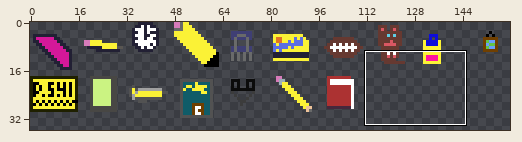
Pixel-art file: aseprite_art/objects.aseprite. The first picture is a wide view before the edit; the outline marks the close-up.
Close-up. Before the edit:
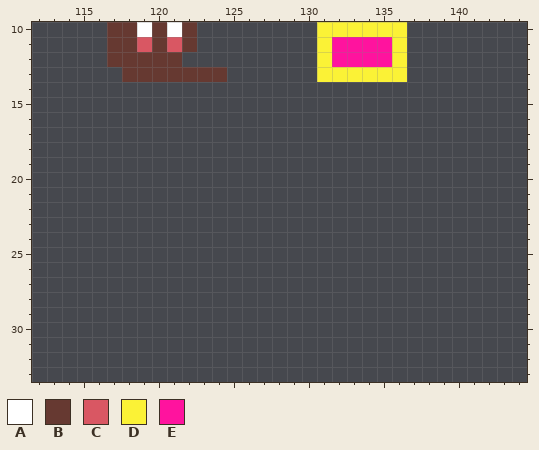
160x160 pixels, 1 frame. Colours within 5 levels of each other are drawn and written as one. Shown: x 112..144, y 10..33. The wide view leaves out empty margins.
Palette (. is transparent): A #ffffff  B #663931  C #d95763  D #fbf236  E #ff139e
Pixels before, first column x 117:
10 BBABAB........DDDDDD
11 BBCBCB........DEEEED
12 BBBBB.........DEEEED
13 .BBBBBBB......DDDDDD
After the commit:
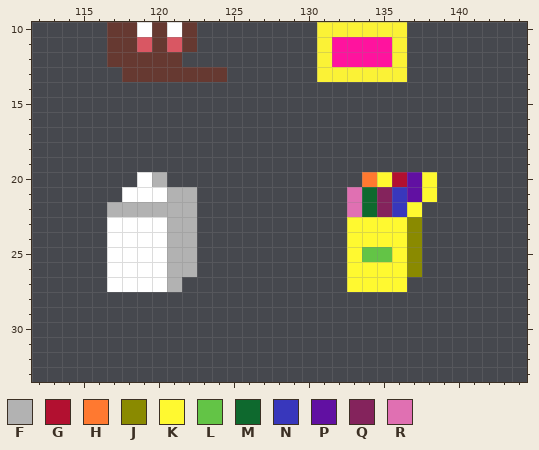
Colours new in this view: F #b2b2b2  G #b21030  H #ff7930  J #8a8a00  K #fff930  L #63c446  M #0e692e  N #3837bc  P #6110a2  Q #84235c  R #e070b2
Difference:
Changed rows in their new state; - is an unchanged pixel.
first column x 117:
20 --AF-------------HKGPK
21 -AAAFF----------RMQNPK
22 FFFFFF----------RMQNK-
23 AAAAFF----------KKKKJ-
24 AAAAFF----------KKKKJ-
25 AAAAFF----------KLLKJ-
26 AAAAFF----------KKKKJ-
27 AAAAF-----------KKKK--
Pixel boxes of the changes (left, top, right, bottom) in both close-ups:
added: (107, 172, 197, 292)
added: (347, 172, 437, 292)
